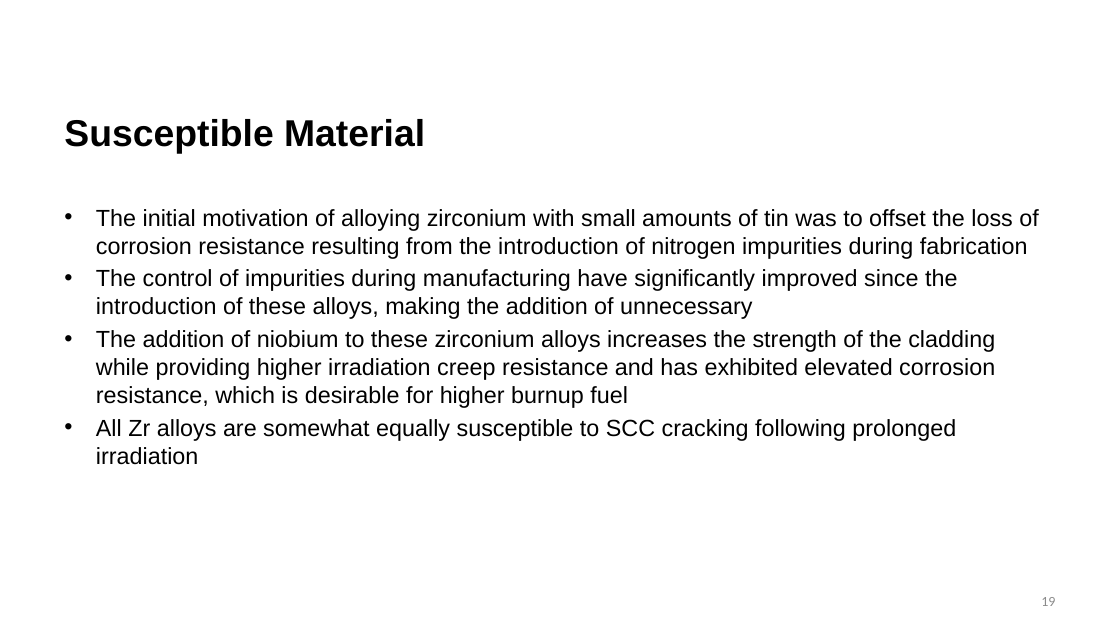
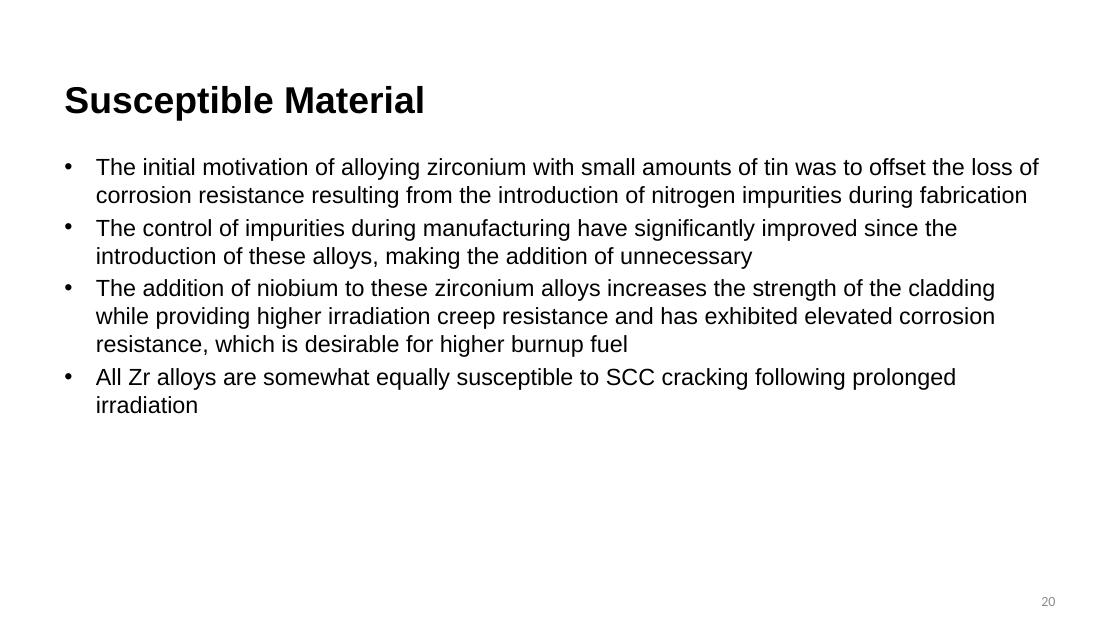
Before and after one commit to benbeeler/TEACHING, a slide deck: slide 20 of Nuclear_Fuel_Performance/NE533_Spring2026/Module3/Lec15_Zrcreep_PCI.pptx (slide 19 before the commit). Drawn at 1120x630 pixels with LibreOffice and Linux fonts; fonts in the diff are those of the drawing; background and template pictures are left out. Boxes give left, top, right and bottom in pixels: in the first picture for what was removed or moved away, otherwise in the second. Text is boxed around its words. In the diff, an @@ line names an element or a change of style, - is before the commit and + after.

```diff
--- a/Nuclear_Fuel_Performance/NE533_Spring2026/Module3/Lec15_Zrcreep_PCI.pptx
+++ b/Nuclear_Fuel_Performance/NE533_Spring2026/Module3/Lec15_Zrcreep_PCI.pptx
@@ title "Susceptible Material": place and size @@
-title "Susceptible Material" at box(64, 119, 425, 154)
+title "Susceptible Material" at box(64, 86, 425, 121)
@@ text "The initial motivation of alloying ...": place and size @@
-text "The initial motivation of alloying ..." at box(96, 209, 1038, 465)
+text "The initial motivation of alloying ..." at box(96, 158, 1038, 414)
@@ page number at box(1041, 597, 1055, 606): text changed @@
-19
+20
```
Also in this commit, not shown: 13 other slides changed, 1 slide added, 9 slides removed, 5 other files.
